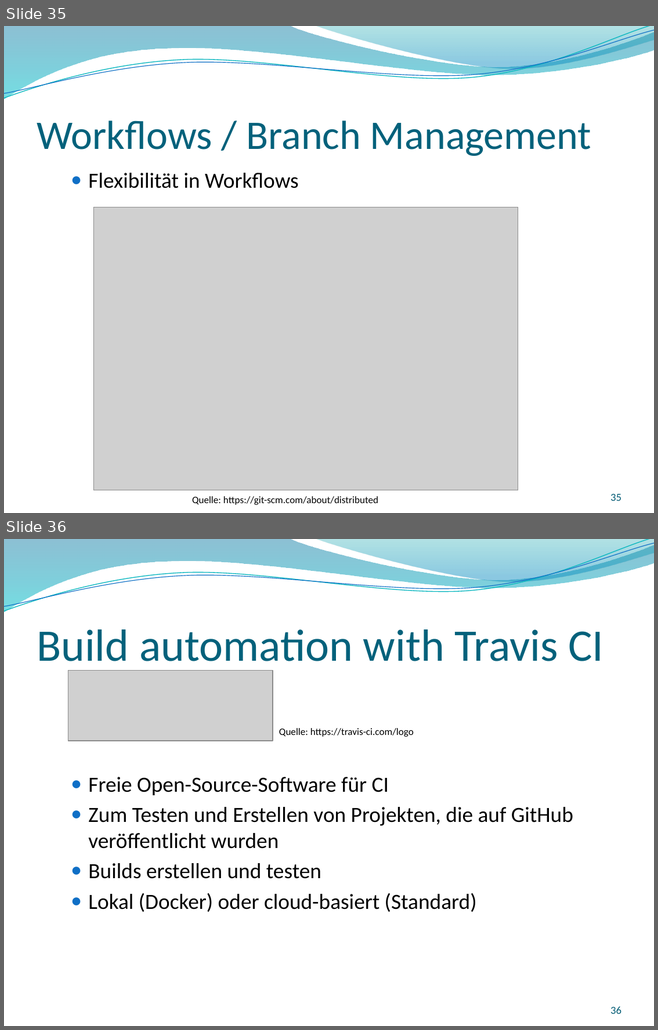
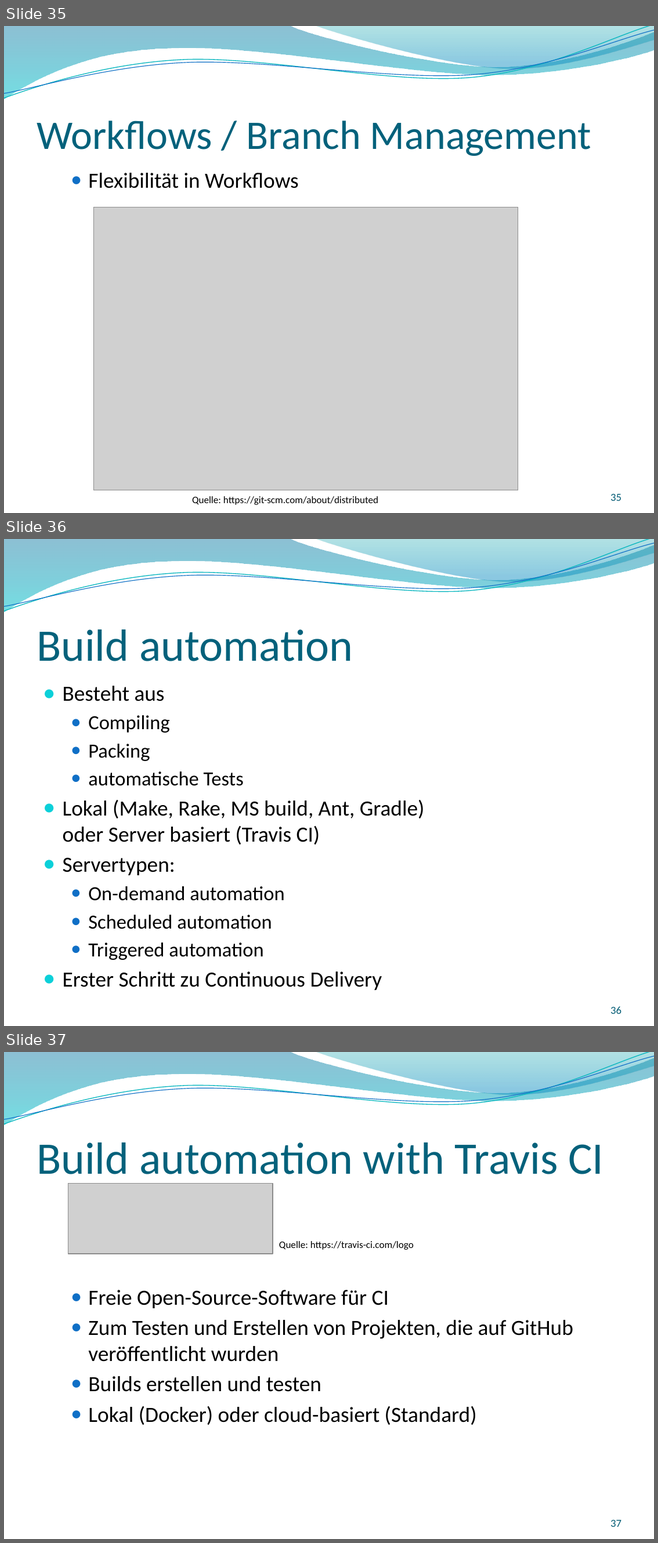
Before and after one commit to GitTyCat42/GITVortrag, a slide deck: SS2017_Git_2017-04-27_Nina-Stodolka_Johannes-Struzek.pptx. Shown one above the other, each under a label of ours: slides 35 and 36 before the commit, slides 35, 36 and 37 after it. The pictures are 658x1030 and 658x1543 pixels, drawn with LibreOffice and Linux fonts; fonts in the diff are those of the drawing; grey boxes stand for pictures; background and template pictures are left out. Boxes give left, top, right and bottom in pixels: in the first picture for what was removed or moved away, otherwise in the second. Text is boxed around its words. In the diff, an @@ line names an element or a change of style, - is before the commit and + after.

Commit message:
Build automation allgemeine Folie + Travix CI

```diff
--- a/SS2017_Git_2017-04-27_Nina-Stodolka_Johannes-Struzek.pptx
+++ b/SS2017_Git_2017-04-27_Nina-Stodolka_Johannes-Struzek.pptx
@@ slide 36 added at (4,539,654,1026), background picture (left out); not listed: 4 template elements that a slide beside it also shows @@
@@ title added at (36,629,353,661), 50 pt, text #04617B @@
+Build automation
@@ text added at (63,686,424,990), 24.1 pt, text #000000 @@
+● Besteht aus
+  ● Compiling
+  ● Packing
+  ● automatische Tests
+● Lokal (Make, Rake, MS build, Ant, Gradle)
+  oder Server basiert (Travis CI)
+● Servertypen:
+  ● On-demand automation
+  ● Scheduled automation
+  ● Triggered automation
+● Erster Schritt zu Continuous Delivery
@@ page number added at (610,1006,621,1014), 12 pt, text #045D75 @@
+36
@@ what was slide 36 is now slide 37 @@
@@ page number at (610,1520,621,1527): text changed @@
-36
+37
```
Also in this commit, not shown: 2 slides changed.
